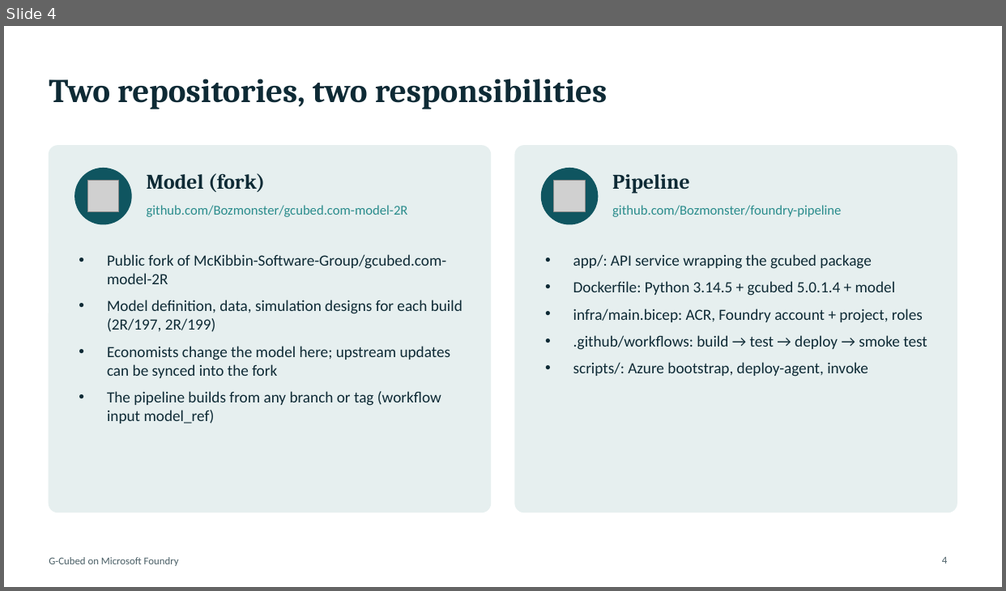
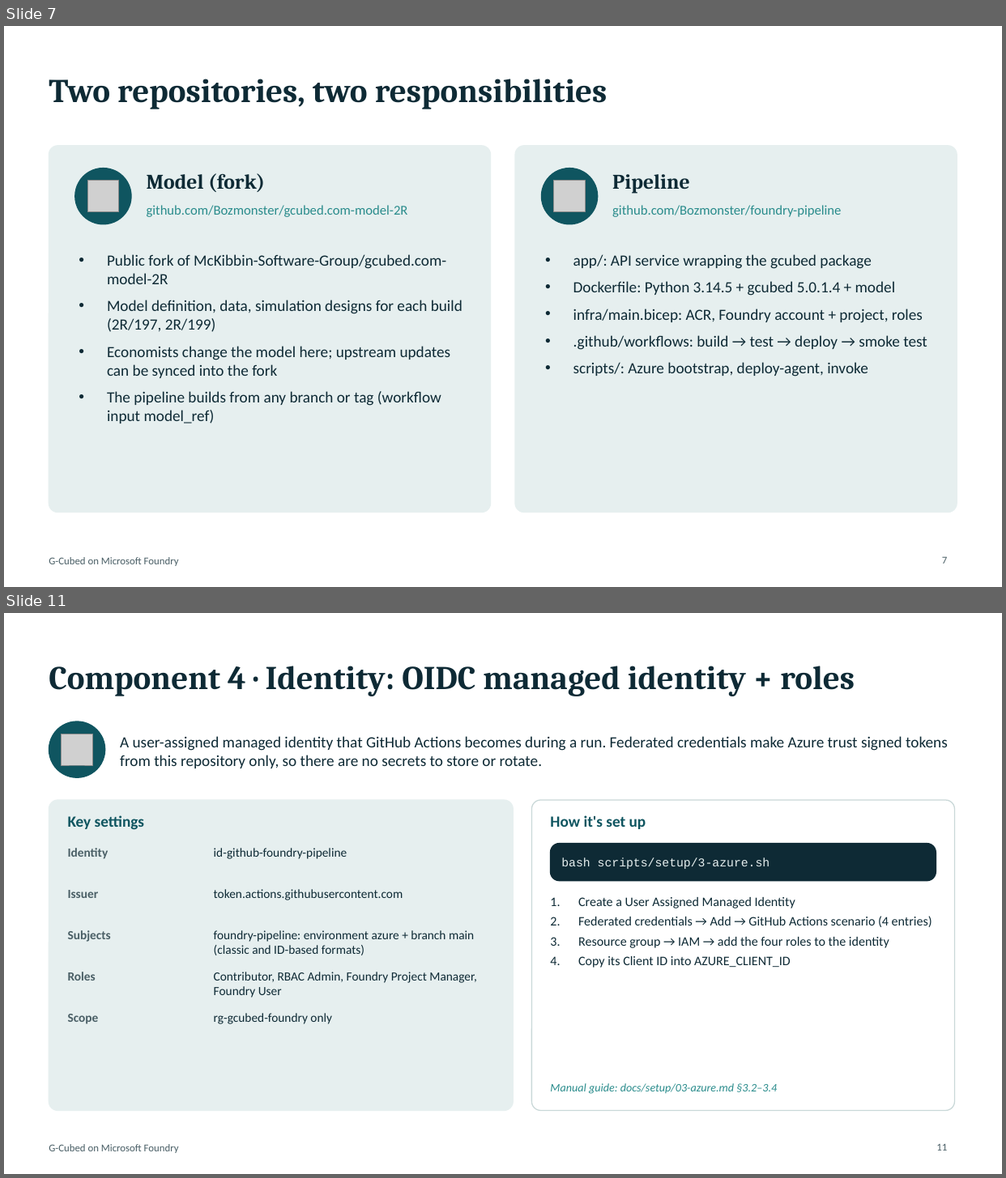
Before and after one commit to Bozmonster/foundry-pipeline, a slide deck: docs/gcubed-foundry-pipeline.pptx. Shown one above the other, each under a label of ours: slide 4 before the commit, slides 7 and 11 after it; the slides between them are not shown. The pictures are 1006x591 and 1006x1178 pixels, drawn with LibreOffice and Linux fonts; fonts in the diff are those of the drawing; grey boxes stand for pictures. Boxes give left, top, right and bottom in pixels: in the first picture for what was removed or moved away, otherwise in the second. Text is boxed around its words. In the diff, an @@ line names an element or a change of style, - is before the commit and + after.

Commit message:
Setup kit: interactive scripts + illustrated guides; HTML report API option

```diff
--- a/docs/gcubed-foundry-pipeline.pptx
+++ b/docs/gcubed-foundry-pipeline.pptx
@@ slide 11 added at (4,613,1002,1174), background #FFFFFF; not listed: 1 template element that a slide beside it also shows @@
@@ title added at (49,666,854,696), 32 pt, text #0E2A35, bold @@
+Component 4 · Identity: OIDC managed identity + roles
@@ ellipse added at (49,722,105,777), fill #0F5560, outline #0F5560 1 pt @@
@@ picture added at (62,734,93,765) @@
@@ text added at (120,736,948,769), 15 pt, text #0E2A35 @@
+A user-assigned managed identity that GitHub Actions becomes during a run. Federated credentials make Azure trust signed tokens from this repository only, so there are no secrets to store or rotate.
@@ rounded rectangle added at (49,800,513,1111), fill #E6EFEF, outline #E6EFEF 1 pt @@
@@ rounded rectangle added at (532,800,955,1111), fill #FFFFFF, outline #C9D8D8 1 pt @@
@@ text added at (68,815,145,830), 15 pt, text #0F5560, bold @@
+Key settings
@@ text added at (550,815,646,829), 15 pt, text #0F5560, bold @@
+How it's set up
@@ text added at (68,848,108,859), 12 pt, text #4A5F66, bold @@
+Identity
@@ text added at (214,848,347,859), 12 pt, text #0E2A35 @@
+id-github-foundry-pipeline
@@ rounded rectangle added at (551,844,936,881), fill #0E2A35, outline #0E2A35 1 pt @@
@@ text added at (561,858,770,869), 11.5 pt, text #E6EFEF @@
+bash scripts/setup/3-azure.sh
@@ text added at (68,890,99,898), 12 pt, text #4A5F66, bold @@
+Issuer
@@ text added at (214,889,403,901), 12 pt, text #0E2A35 @@
+token.actions.githubusercontent.com
@@ text added at (578,897,932,968), 12.5 pt, text #0E2A35 @@
+1. Create a User Assigned Managed Identity
+2. Federated credentials → Add → GitHub Actions scenario (4 entries)
+3. Resource group → IAM → add the four roles to the identity
+4. Copy its Client ID into AZURE_CLIENT_ID
@@ text added at (68,931,111,942), 12 pt, text #4A5F66, bold @@
+Subjects
@@ text added at (214,931,474,956), 12 pt, text #0E2A35 @@
+foundry-pipeline: environment azure + branch main (classic and ID-based formats)
@@ text added at (68,972,96,981), 12 pt, text #4A5F66, bold @@
+Roles
@@ text added at (214,972,477,998), 12 pt, text #0E2A35 @@
+Contributor, RBAC Admin, Foundry Project Manager, Foundry User
@@ text added at (68,1014,99,1024), 12 pt, text #4A5F66, bold @@
+Scope
@@ text added at (214,1013,332,1024), 12 pt, text #0E2A35 @@
+rg-gcubed-foundry only
@@ text added at (550,1084,777,1094), 11 pt, text #2A8C8C, italic @@
+Manual guide: docs/setup/03-azure.md §3.2–3.4
@@ page number added at (936,1144,947,1151), 10 pt, text #4A5F66 @@
+11
@@ what was slide 4 is now slide 7 @@
@@ page number at (942,557,947,564): text changed @@
-4
+7
```
Also in this commit, not shown: 5 slides changed, 14 other slides added, 31 other files.
